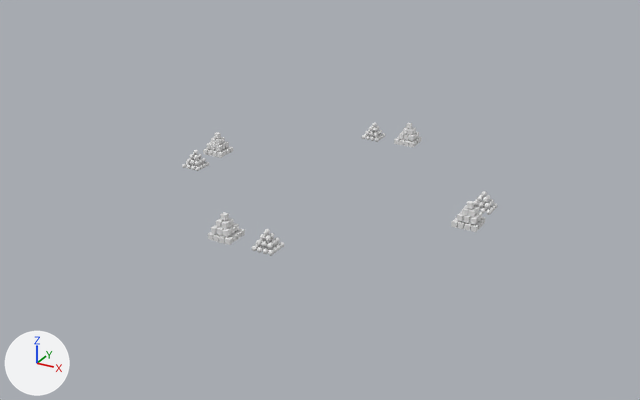
The Blender file field/field.blend, before and after one commit.
Both versions are drawn from a 50 mm camera at (77.3, -144.2, 69.2) aimed at (-0.6, -2.5, -1.6). Lighting does not change. The marker at lower left points along +X, +Y and +Z. The first picture is the older version. Mesh edges are drawn as thin lines on the coarser meshes.
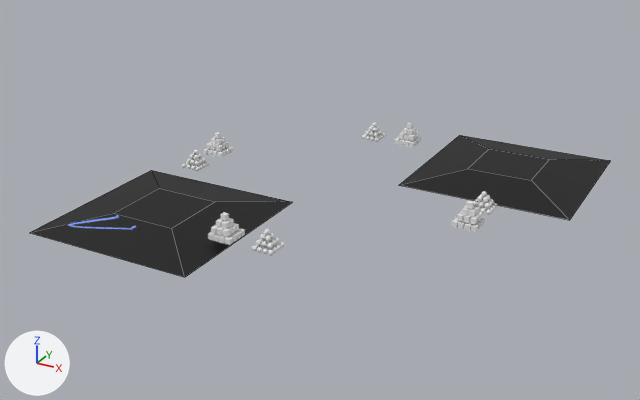
Location of each change, [x1, y1, x2, y2] in pixels of the pictures (640 x 400 px):
'{"name":"Bチーム","type":"goal"}.001fixed', added
    after: [30, 170, 292, 277]
'{"name":"Aチーム","type":"goal"}fixed', added
    after: [400, 135, 610, 220]

What changed in the scene script:
```text
Add img_無題_002:
    img_無題_002 = load_image('無題.002', '_unpacked/__.002', 1024, 1024, 'sRGB')
Add mat_material:
    mat_material = principled_material('Material')
    mat_material.texture = img_無題_002
Add mat_マテリアル_002:
    mat_マテリアル_002 = principled_material('マテリアル.002')
    mat_マテリアル_002.texture = img_無題_002
Add me_cube_004:
    me_cube_004.from_pydata(...)  # 8 vertices, 6 faces; spans x -17.5..17.5, y -17.5..17.5, z -1.0..1.0
    me_cube_004.materials.append(mat_material)  # picture img_無題_002
Add me_cube:
    me_cube.from_pydata(...)  # 8 vertices, 6 faces; spans x -17.5..17.5, y -17.5..17.5, z -1.0..1.0
    me_cube.materials.append(mat_マテリアル_002)  # picture img_無題_002
Add ob_name___bチーム___type___goal___001fixed:
    ob_name___bチーム___type___goal___001fixed = bpy.data.objects.new('{"name":"Bチーム","type":"goal"}.001fixed', me_cube_004)
    ob_name___bチーム___type___goal___001fixed.location = (-21.5, -24.8, 0.0)
Add ob_name___aチーム___type___goal__fixed:
    ob_name___aチーム___type___goal__fixed = bpy.data.objects.new('{"name":"Aチーム","type":"goal"}fixed', me_cube)
    ob_name___aチーム___type___goal__fixed.location = (28.1, 28.0, 0.0)
```
